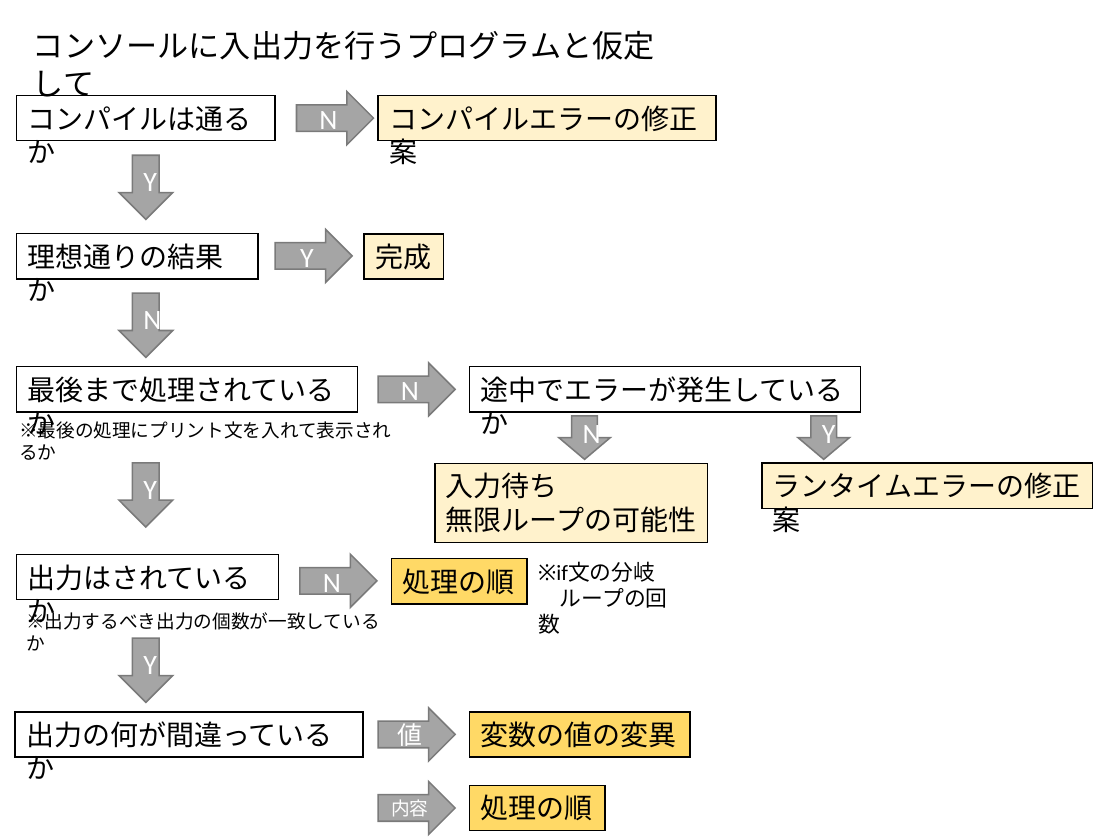
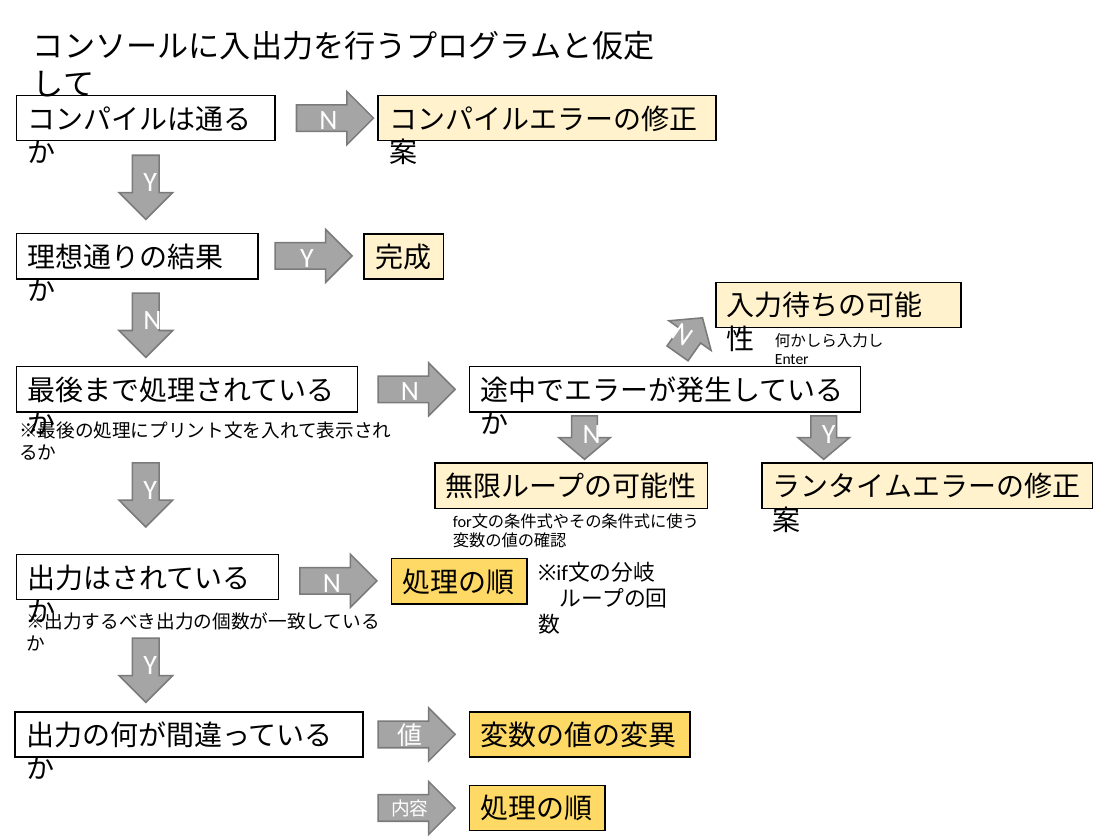
Before and after one commit to gs15001/syuron, a slide deck: slide 1 of 資料/支援パターン.pptx. Drawn at 1120x840 pixels with LibreOffice and Linux fonts; fonts in the diff are those of the drawing. Boxes give left, top, right and bottom in pixels: in the first picture for what was removed or moved away, otherwise in the second. Text is boxed around its words. In the diff, an @@ line names an element or a change of style, - is before the commit and + after.

```diff
--- a/資料/支援パターン.pptx
+++ b/資料/支援パターン.pptx
@@ rectangle added at (x1=716, y1=282, x2=961, y2=327), fill #FFF2CC, outline #000000 1 pt, 18 pt, text #000000 @@
+入力待ちの可能性
@@ down arrow added at (x1=656, y1=303, x2=724, y2=368), fill #A5A5A5, outline #7A7A7A 1 pt, 18 pt, text #FFFFFF @@
+N
@@ text added at (x1=775, y1=333, x2=884, y2=348), 10 pt, text #000000 @@
+何かしら入力しEnter
@@ rectangle "無限ループの可能性" resized from (x1=435, y1=464, x2=707, y2=543) to (x1=435, y1=464, x2=707, y2=508) @@
@@ text in rectangle at (x1=446, y1=472, x2=558, y2=499): paragraph removed @@
-入力待ち
@@ text added at (x1=453, y1=514, x2=699, y2=548), 10.5 pt, text #000000 @@
+for文の条件式やその条件式に使う
+変数の値の確認
```
Also in this commit, not shown: 3 other slides changed, 9 other files.
